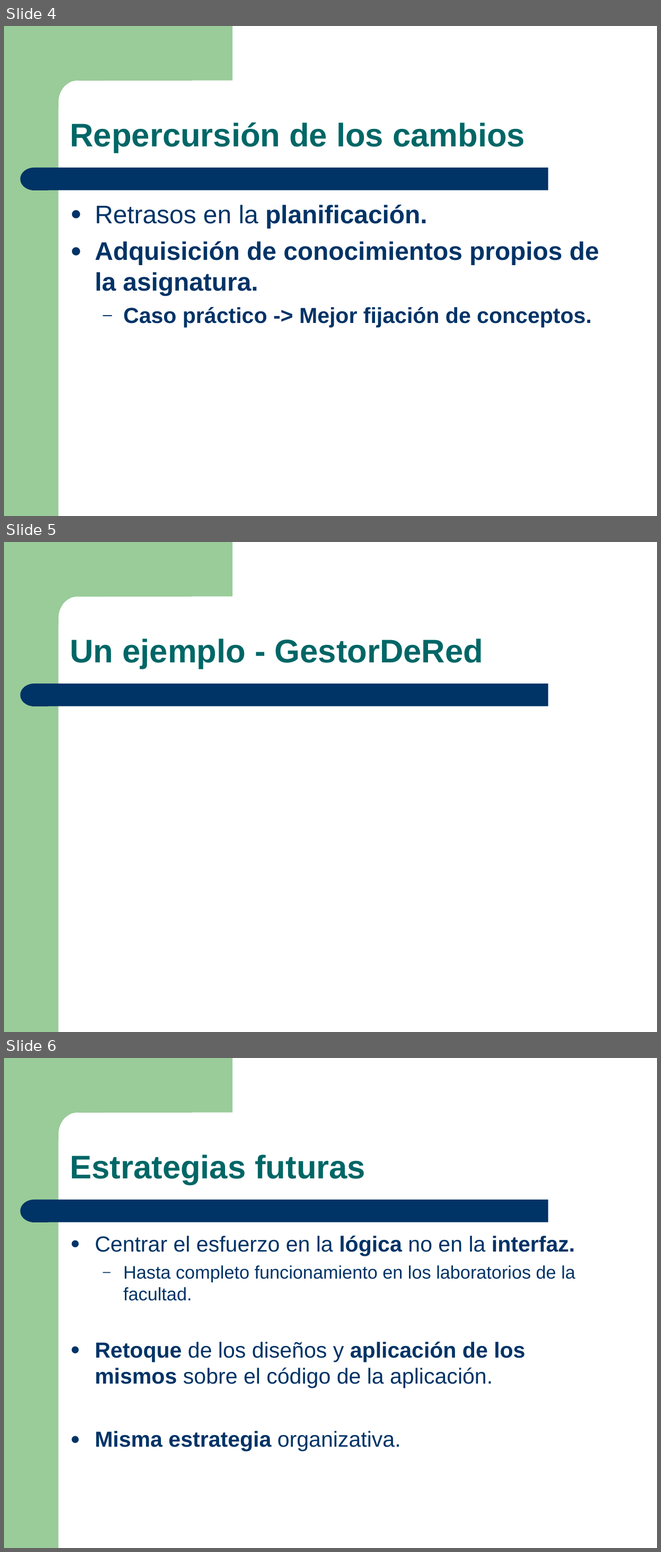
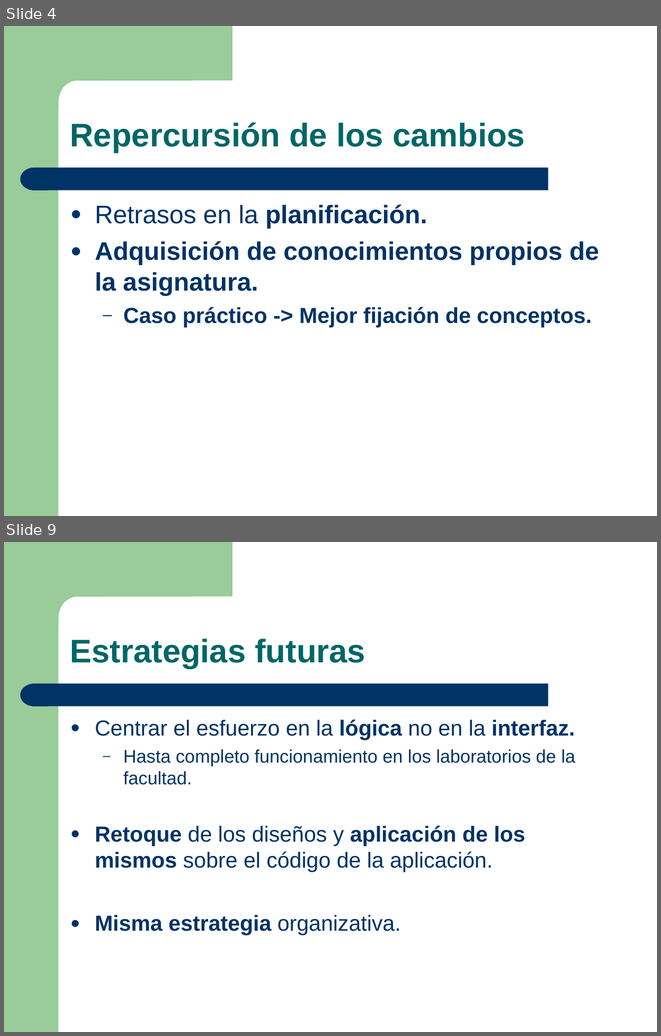
Before and after one commit to salcedonia/egorilla-software-engineering-2008-2009, a slide deck: doc/presentaciones/Presentacion_01-04-2009.ppt. Shown one above the other, each under a label of ours: slides 4, 5 and 6 before the commit, slides 4 and 9 after it; the slides between them are not shown. The pictures are 661x1552 and 661x1036 pixels, drawn with LibreOffice and Linux fonts; fonts in the diff are those of the drawing. Boxes give left, top, right and bottom in pixels: in the first picture for what was removed or moved away, otherwise in the second. Text is boxed around its words. In the diff, an @@ line names an element or a change of style, - is before the commit and + after.

```diff
--- a/doc/presentaciones/Presentacion_01-04-2009.ppt
+++ b/doc/presentaciones/Presentacion_01-04-2009.ppt
@@ slide 5 removed at bbox=[4, 542, 657, 1032], background #FFFFFF; not listed: 4 template elements that a slide beside it also shows @@
@@ text removed at bbox=[70, 638, 483, 668] @@
-Un ejemplo - GestorDeRed
@@ what was slide 6 is now slide 9 @@
```
Also in this commit, not shown: 3 slides changed, 4 slides added.
